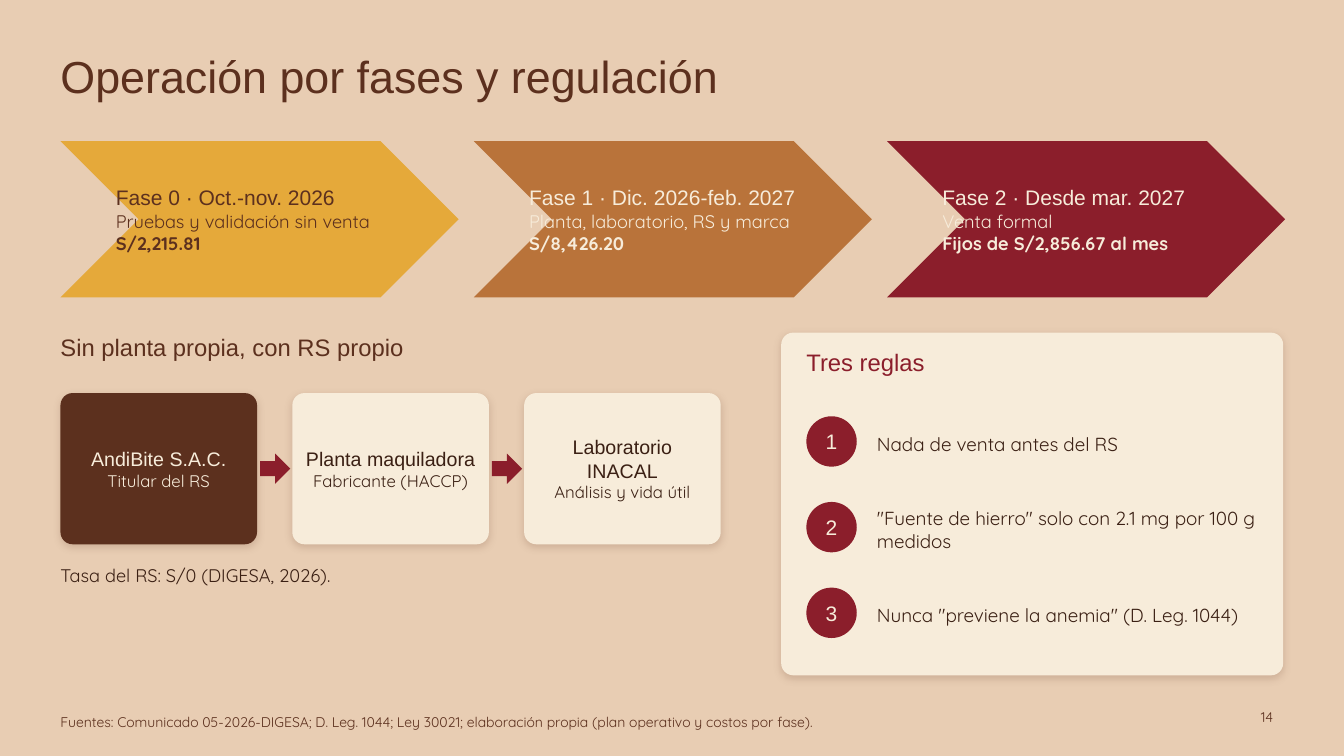
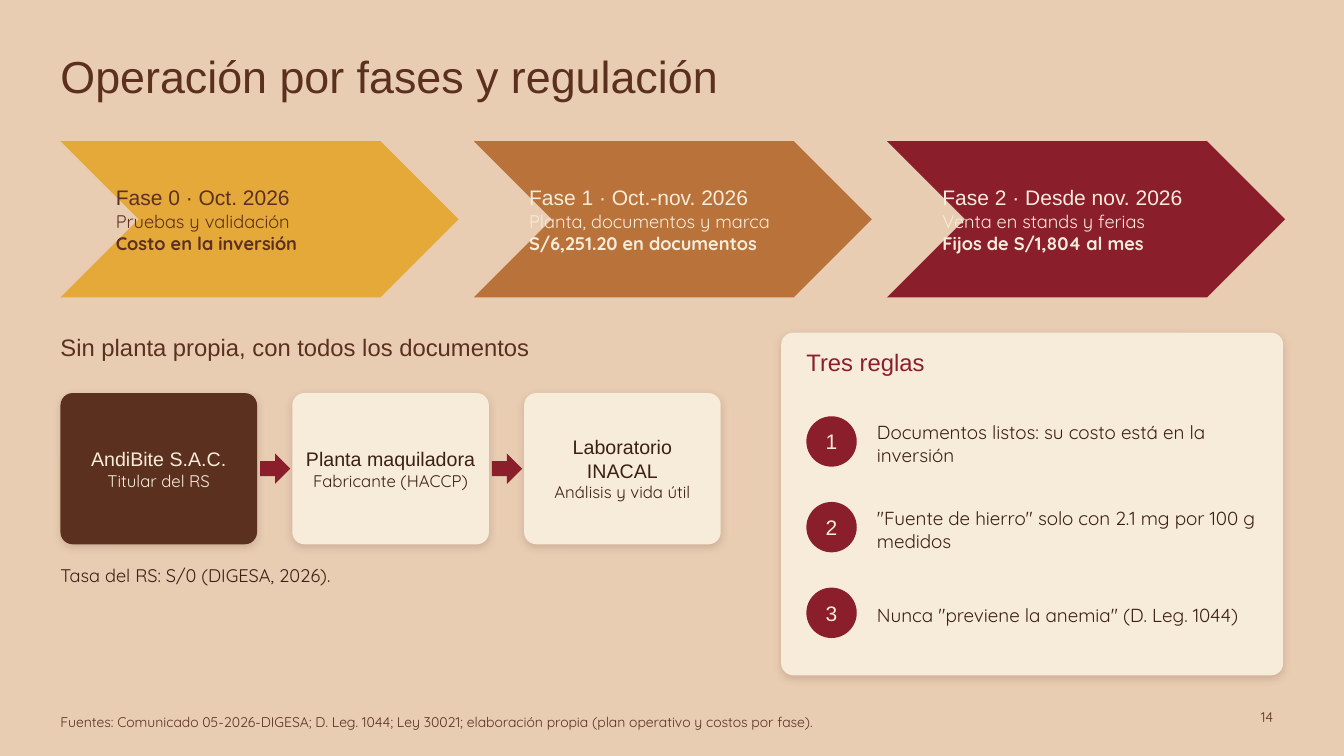
Before and after one commit to Darknow-web/Desarrollo-y-lanzamiento-de-producto-y-marca, a slide deck: slide 14 of 04-reformulacion/T1-presentacion-AndiBite-2-0.pptx. Drawn at 1344x756 pixels with LibreOffice and Linux fonts; fonts in the diff are those of the drawing. Boxes give left, top, right and bottom in pixels: in the first picture for what was removed or moved away, otherwise in the second. Text is boxed around its words. In the diff, an @@ line names an element or a change of style, - is before the commit and + after.

```diff
--- a/04-reformulacion/T1-presentacion-AndiBite-2-0.pptx
+++ b/04-reformulacion/T1-presentacion-AndiBite-2-0.pptx
@@ text at (116,190,297,250): text changed @@
-Fase 0 · Oct.-nov. 2026
-Pruebas y validación sin venta
-S/2,215.81
+Fase 0 · Oct. 2026
+Pruebas y validación
+Costo en la inversión
@@ text at (529,190,769,253): text changed @@
-Fase 1 · Dic. 2026-feb. 2027
-Planta, laboratorio, RS y marca
-S/8,426.20
+Fase 1 · Oct.-nov. 2026
+Planta, documentos y marca
+S/6,251.20 en documentos
@@ text at (942,189,1183,254): text changed @@
-Fase 2 · Desde mar. 2027
-Venta formal
-Fijos de S/2,856.67 al mes
+Fase 2 · Desde nov. 2026
+Venta en stands y ferias
+Fijos de S/1,804 al mes
@@ text at (60,339,529,361): text changed @@
-Sin planta propia, con RS propio
+Sin planta propia, con todos los documentos
@@ text at (877,425,1206,462): text changed @@
-Nada de venta antes del RS
+Documentos listos: su costo está en la inversión
```
Also in this commit, not shown: 13 other slides changed, 1 other file.
